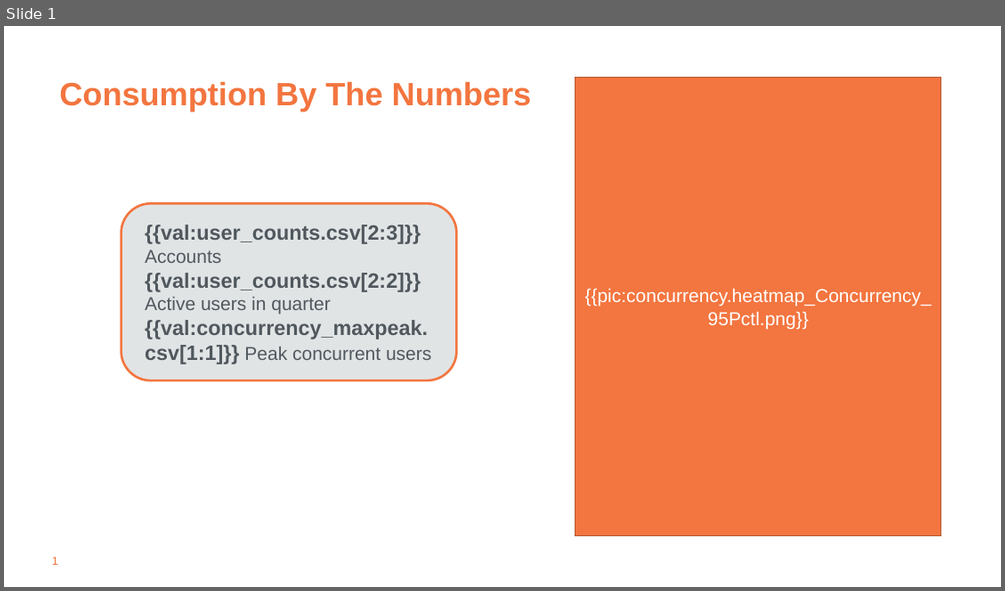
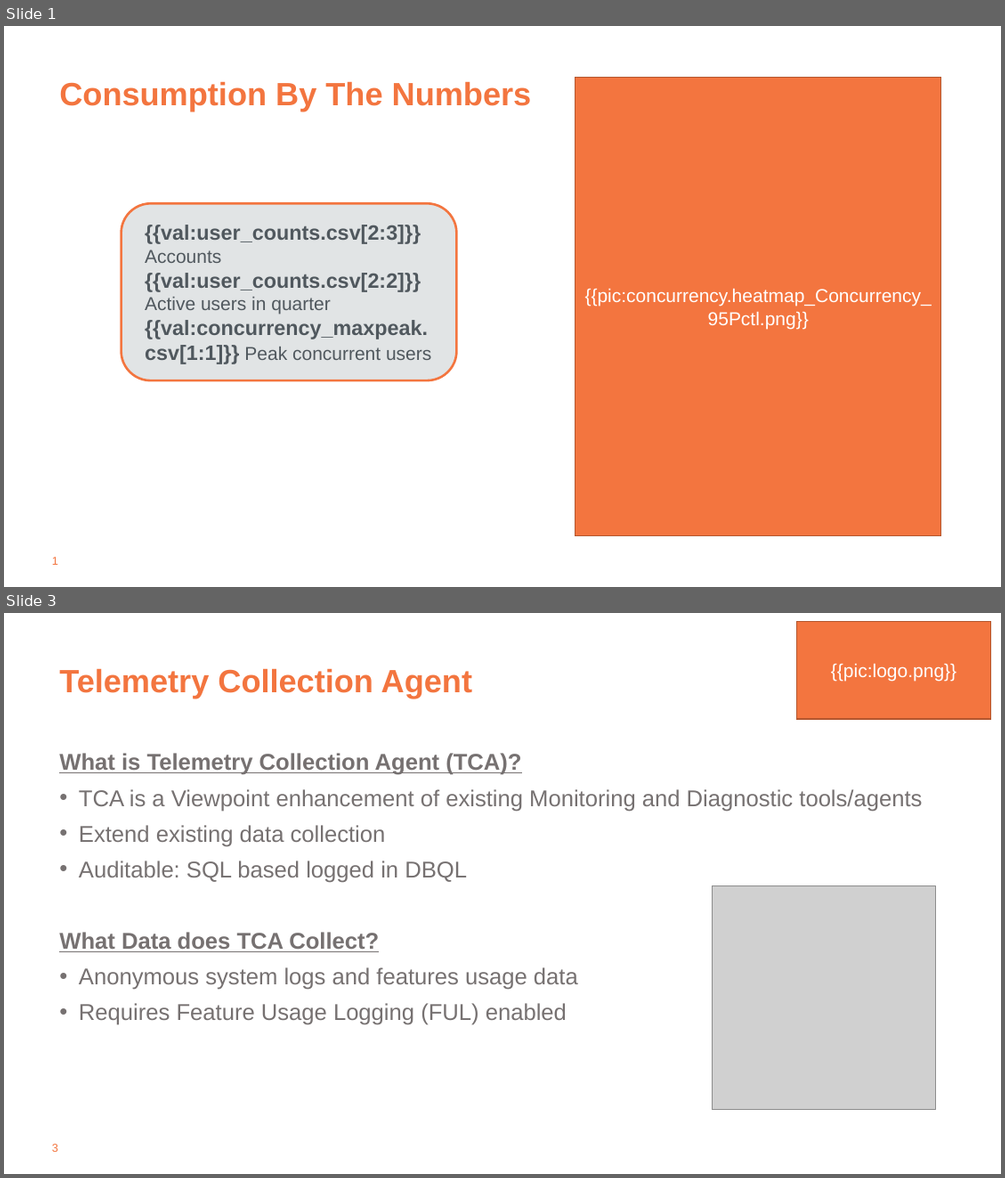
Before and after one commit to tdcoa/sql, a slide deck: filesets/success_plan/success_plan.pptx. Shown one above the other, each under a label of ours: slide 1 before the commit, slides 1 and 3 after it; the slides between them are not shown. The pictures are 1005x591 and 1005x1178 pixels, drawn with LibreOffice and Linux fonts; fonts in the diff are those of the drawing; grey boxes stand for pictures; background and template pictures are left out. Boxes give left, top, right and bottom in pixels: in the first picture for what was removed or moved away, otherwise in the second. Text is boxed around its words. In the diff, an @@ line names an element or a change of style, - is before the commit and + after.

```diff
--- a/filesets/success_plan/success_plan.pptx
+++ b/filesets/success_plan/success_plan.pptx
@@ slide 3 added at <box>4,613,1001,1174</box>, background #FFFFFF; not listed: 1 template element that a slide beside it also shows @@
@@ rectangle added at <box>797,622,991,719</box>, fill #F3753F, outline #B4572F 1 pt, 18 pt, text #FFFFFF @@
+{{pic:logo.png}}
@@ title added at <box>59,668,472,698</box>, 31 pt, text #F3753F, bold @@
+Telemetry Collection Agent
@@ text added at <box>59,753,922,1025</box>, 22 pt, text #767171 @@
+What is Telemetry Collection Agent (TCA)?
+  • TCA is a Viewpoint enhancement of existing Monitoring and Diagnostic tools/agents
+  • Extend existing data collection
+  • Auditable: SQL based logged in DBQL
+What Data does TCA Collect?
+  • Anonymous system logs and features usage data
+  • Requires Feature Usage Logging (FUL) enabled
@@ picture added at <box>712,886,935,1110</box> @@
```
Also in this commit, not shown: 3 other slides added.
